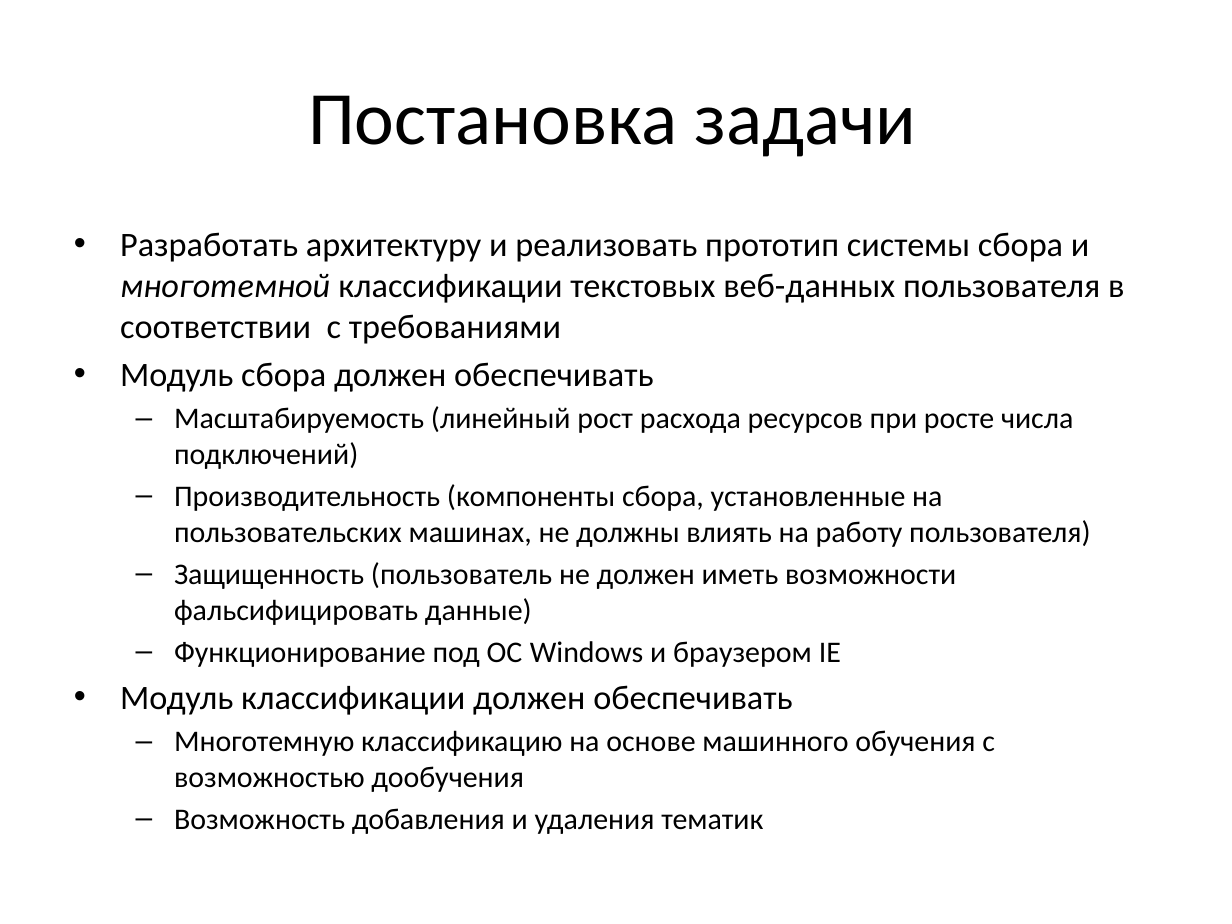
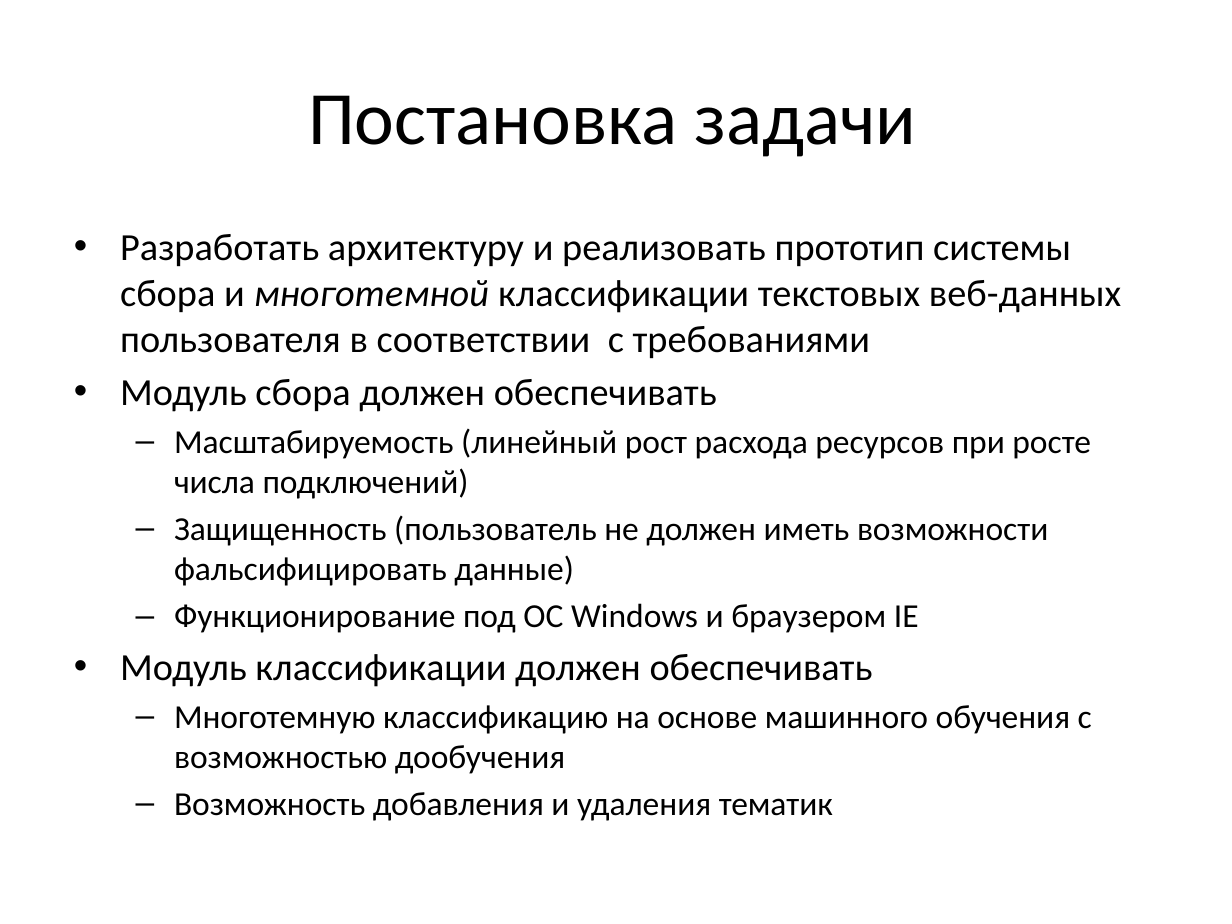
Before and after one commit to Oksert/Diplom_text, a slide deck: slide 6 of Треско_презентация.pptx. Drawn at 1232x924 pixels with LibreOffice and Linux fonts; fonts in the diff are those of the drawing. Boxes give left, top, right and bottom in pixels: in the first picture for what was removed or moved away, otherwise in the second. Text is boxed around its words. In the diff, an @@ line names an element or a change of style, - is before the commit and + after.

```diff
--- a/Треско_презентация.pptx
+++ b/Треско_презентация.pptx
@@ text "Разработать архитектуру и реализовать прототип ..." at (120, 234, 1121, 821): size 20 to 22.4 pt in "Разработать архитектуру и реализовать прототип системы сбора ...", "Модуль сбора должен обеспечивать", "Модуль классификации должен обеспечивать"; size 17.5 to 19.6 pt in "Масштабируемость (линейный рост расхода ресурсов при росте ...", "Защищенность (пользователь не должен иметь возможности фальс ...", "Функционирование под ОС Windows и браузером IE", "Многотемную классификацию на основе машинного обучения с ..." and 1 more places @@
@@ text at (174, 484, 1090, 547): paragraph removed @@
-  – Производительность (компоненты сбора, установленные на пользовательских машинах, не должны влиять на работу пользователя)
```
Also in this commit, not shown: 11 other slides changed, 2 slides added, 1 slide removed, 9 other files.
